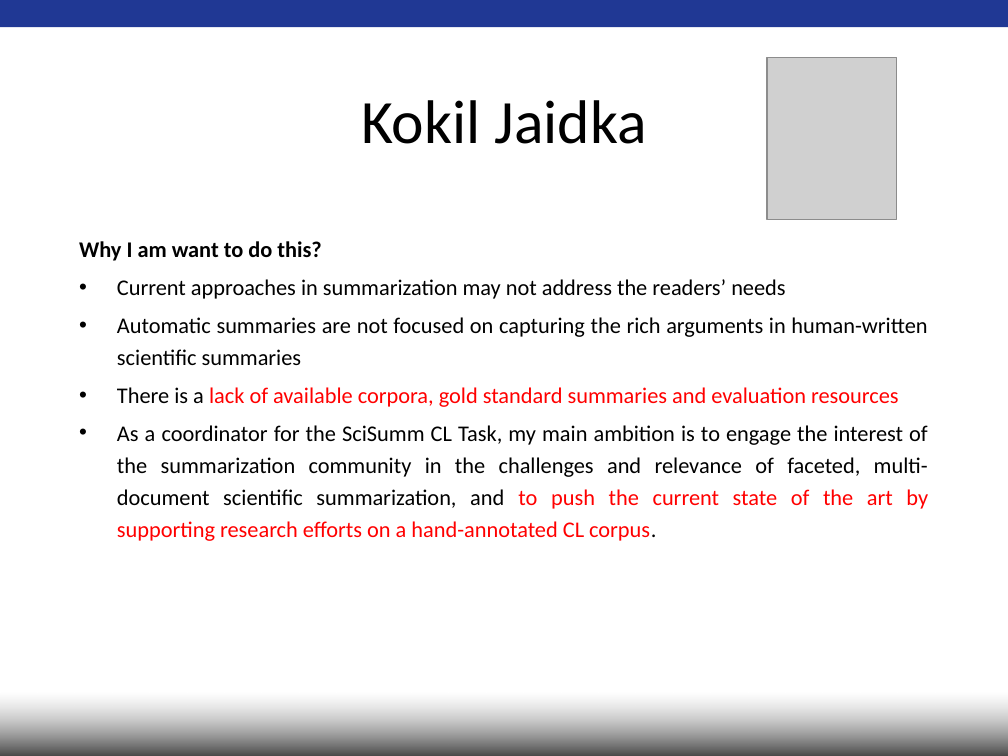
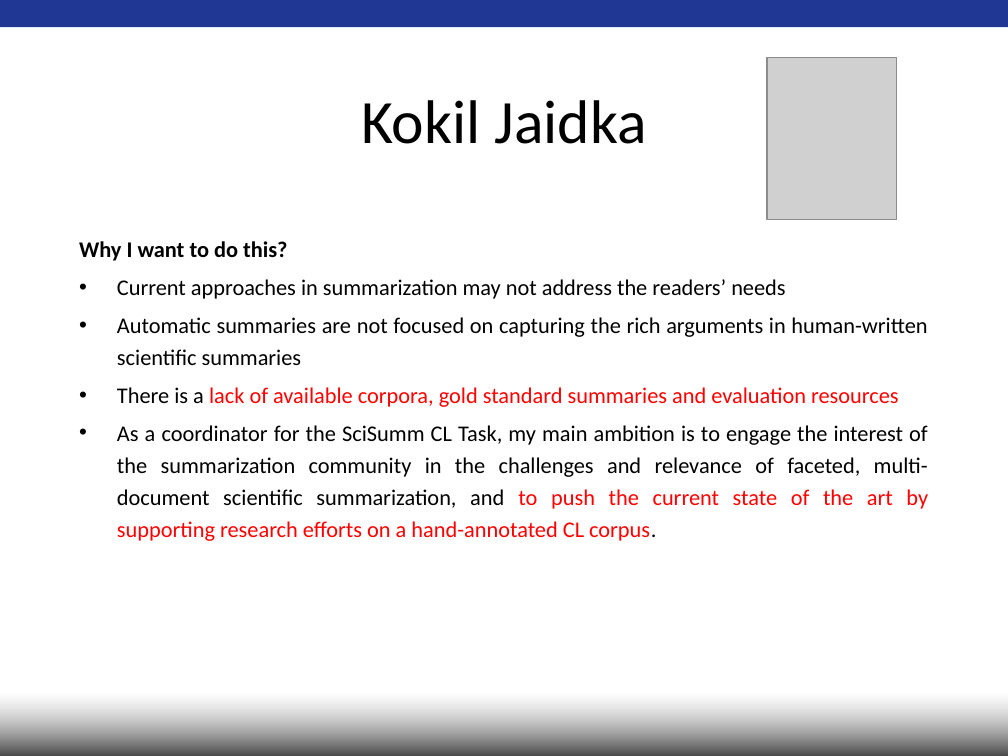
Before and after one commit to WING-NUS/scisumm-corpus, a slide deck: slide 5 of workshop_paper/TAC2014-planning.ppt. Drawn at 1008x756 pixels with LibreOffice and Linux fonts; fonts in the diff are those of the drawing; grey boxes stand for pictures; background and template pictures are left out. Boxes give left, top, right and bottom in pixels: in the first picture for what was removed or moved away, otherwise in the second. Text is boxed around its words. In the diff, an @@ line names an element or a change of style, - is before the commit and + after.

```diff
--- a/workshop_paper/TAC2014-planning.ppt
+++ b/workshop_paper/TAC2014-planning.ppt
@@ text at (79, 241, 287, 261): text changed @@
-Why I am want to do this?
+Why I want to do this?
```
Also in this commit, not shown: 1 other slide changed, 1 other file.
